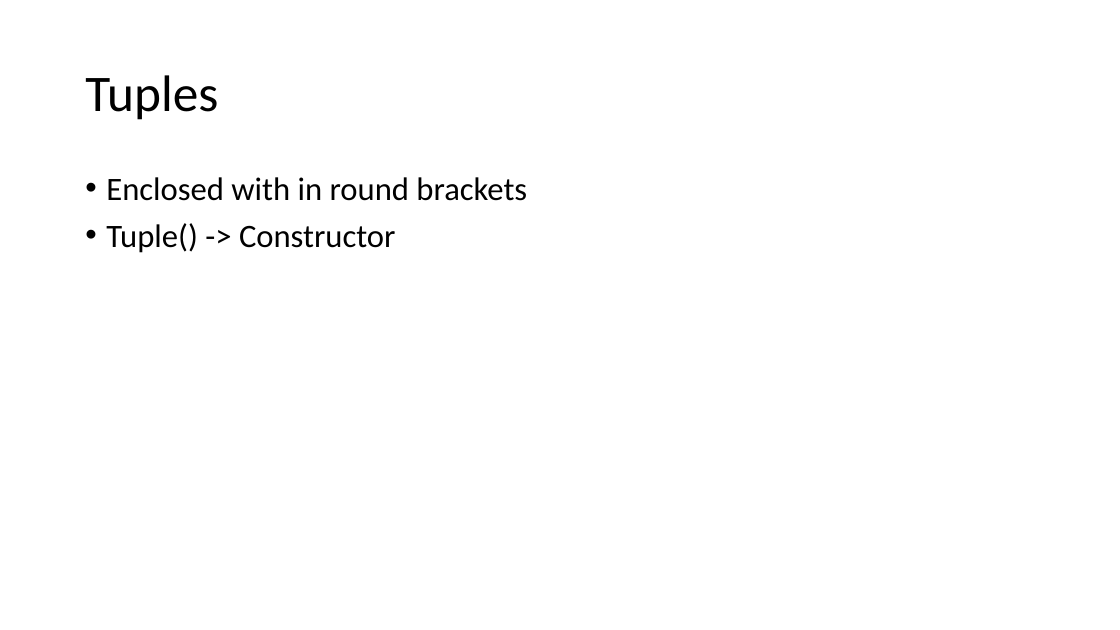
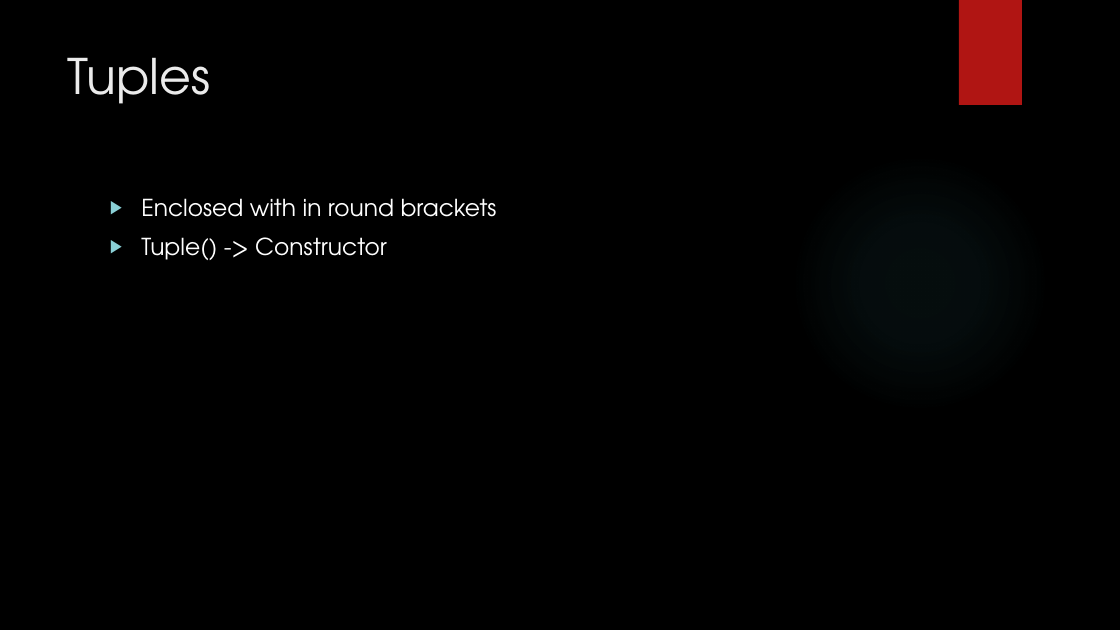
Before and after one commit to karthick1808/CDB20DW061, a slide deck: slide 24 of CDB20DW043-Python-Day1.pptx. Drawn at 1120x630 pixels with LibreOffice and Linux fonts; fonts in the diff are those of the drawing; background and template pictures are left out. Boxes give left, top, right and bottom in pixels: in the first picture for what was removed or moved away, otherwise in the second. Text is boxed around its words. In the diff, an @@ line names an element or a change of style, - is before the commit and + after.

```diff
--- a/CDB20DW043-Python-Day1.pptx
+++ b/CDB20DW043-Python-Day1.pptx
@@ background #FFFFFF to picture (left out) @@
@@ rectangle added at [959, 0, 1022, 105], fill #B01513 @@
@@ title "Tuples": place and size @@
-title "Tuples" at [85, 75, 218, 120]
+title "Tuples" at [68, 57, 211, 104]
@@ title "Tuples" at [68, 57, 211, 104]: size 44 to 42 pt, font Calibri to TeX Gyre Adventor, text colour #000000 to #EBEBEB; line spacing 0.9 to 1; vertical alignment middle to top @@
@@ ellipse added at [791, 154, 1049, 413], fill gradient #50B9C1 @@
@@ text "Enclosed with in round brackets": place and size @@
-text "Enclosed with in round brackets" at [106, 177, 527, 253]
+text "Enclosed with in round brackets" at [141, 198, 497, 260]
@@ text "Enclosed with in round brackets" at [141, 198, 497, 260]: size 28 to 20 pt, font Calibri to TeX Gyre Adventor, text colour #000000 to #FFFFFF; bullet • to ▶; line spacing 0.9 to 1 @@
```
Also in this commit, not shown: 23 other slides changed, 3 slides added, 1 slide removed.
